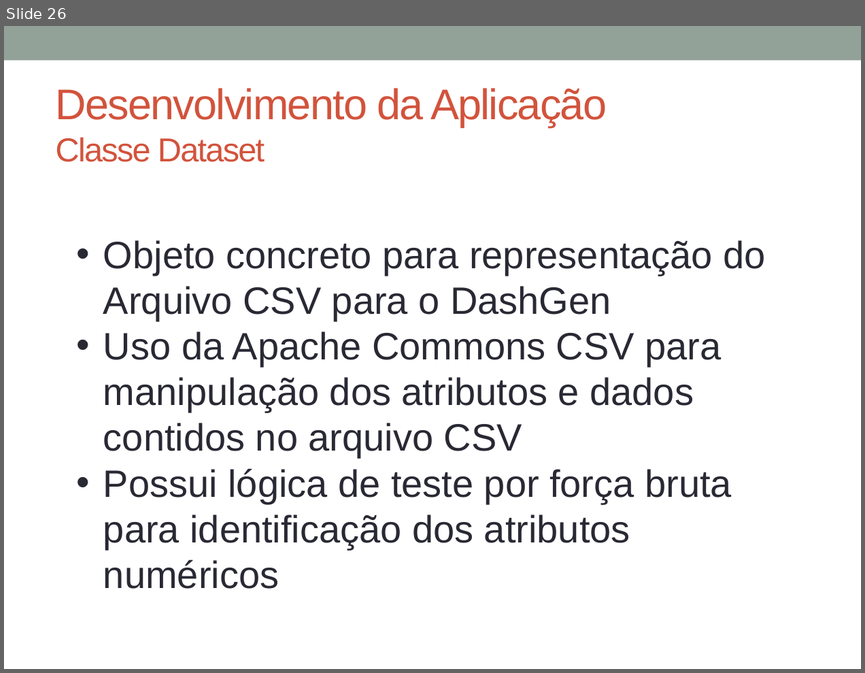
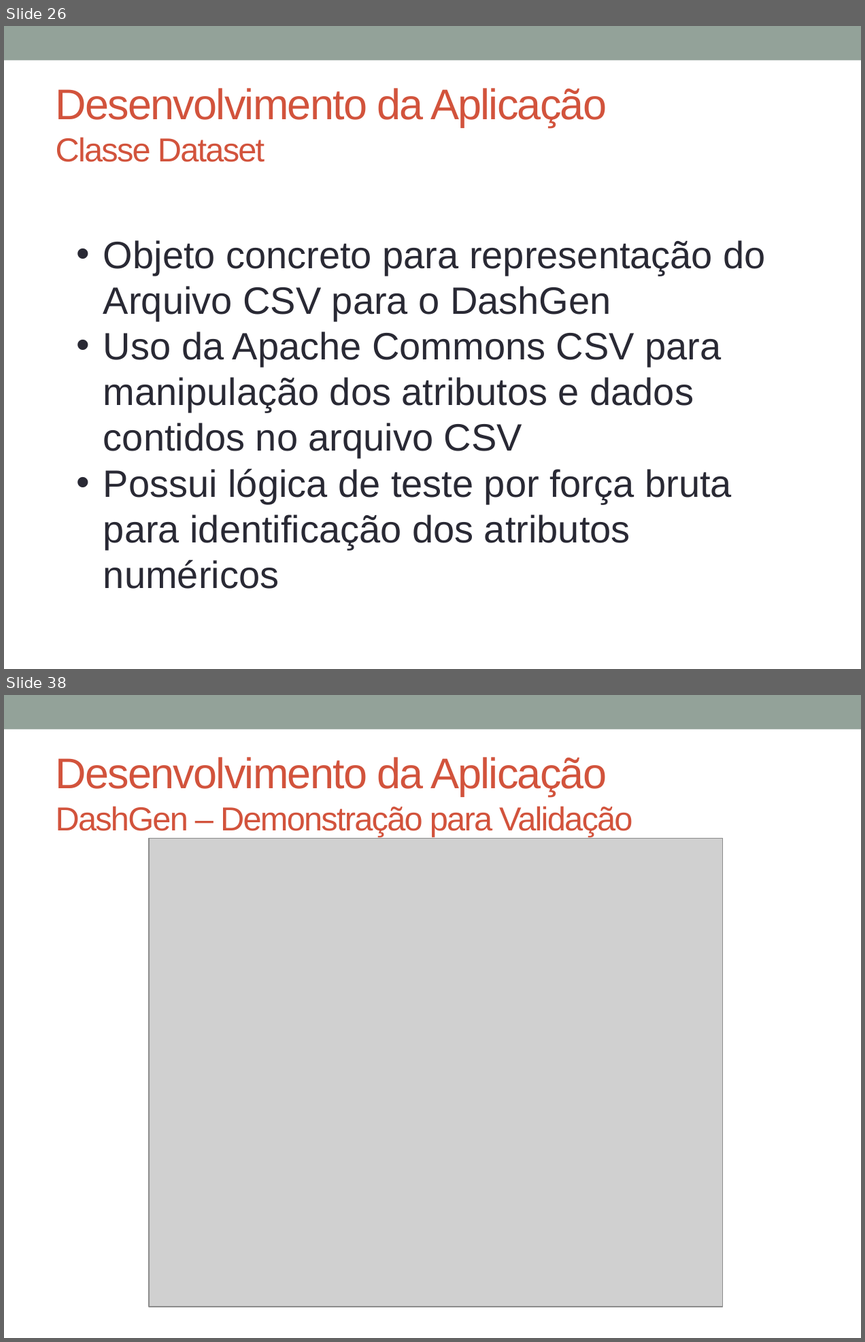
Before and after one commit to glaubergad/tccrepo, a slide deck: mono/Defesa TCC - DashGen.pptx. Shown one above the other, each under a label of ours: slide 26 before the commit, slides 26 and 38 after it; the slides between them are not shown. The pictures are 865x673 and 865x1342 pixels, drawn with LibreOffice and Linux fonts; fonts in the diff are those of the drawing; grey boxes stand for pictures. Boxes give left, top, right and bottom in pixels: in the first picture for what was removed or moved away, otherwise in the second. Text is boxed around its words. In the diff, an @@ line names an element or a change of style, - is before the commit and + after.

```diff
--- a/mono/Defesa TCC - DashGen.pptx
+++ b/mono/Defesa TCC - DashGen.pptx
@@ slide 38 added at (4, 695, 861, 1338), background #FFFFFF; not listed: 1 template element that a slide beside it also shows @@
@@ title added at (56, 757, 632, 836), 27.9 pt, text #D2533C @@
+Desenvolvimento da Aplicação
+DashGen – Demonstração para Validação
@@ picture added at (149, 838, 723, 1306) @@
```
Also in this commit, not shown: 2 slides changed, 20 other slides added, 1 other file.
